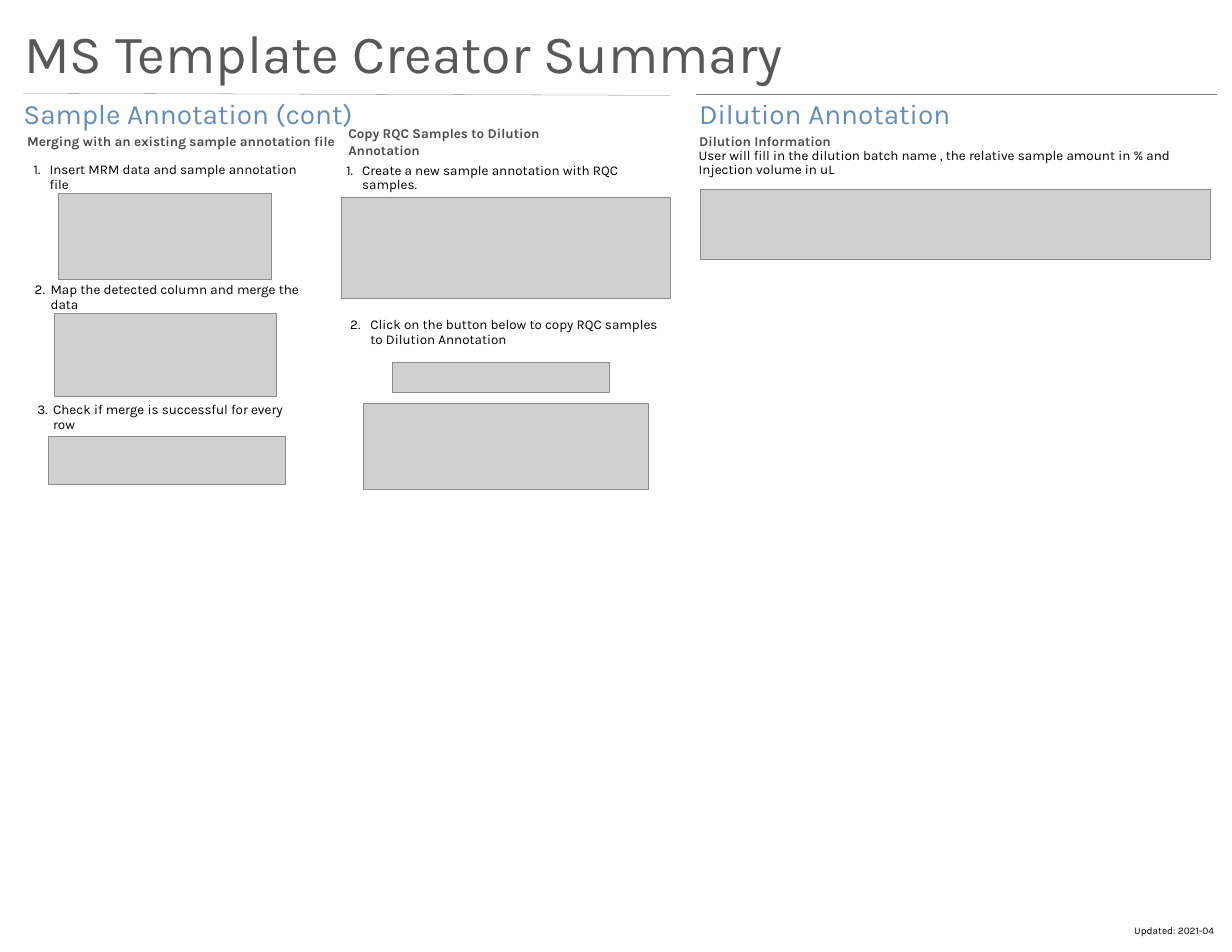
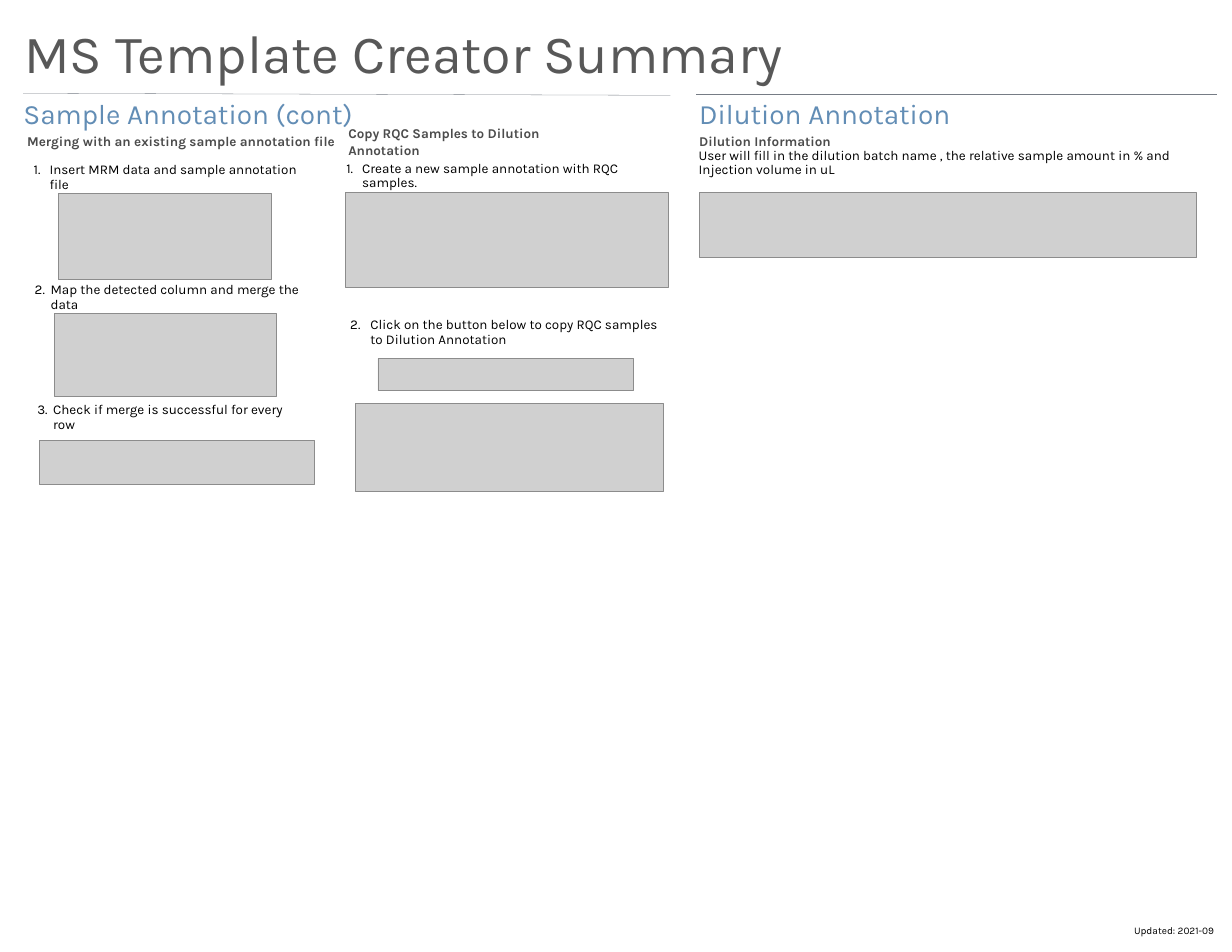
Before and after one commit to SLINGhub/MSTemplate_Creator, a slide deck: slide 2 of docs/MS_Template_Creator_Summary.pptx. Drawn at 1232x952 pixels with LibreOffice and Linux fonts; fonts in the diff are those of the drawing; grey boxes stand for pictures. Boxes give left, top, right and bottom in pixels: in the first picture for what was removed or moved away, otherwise in the second. Text is boxed around its words. In the diff, an @@ line names an element or a change of style, - is before the commit and + after.

```diff
--- a/docs/MS_Template_Creator_Summary.pptx
+++ b/docs/MS_Template_Creator_Summary.pptx
@@ picture: place and size @@
-picture at bbox=[341, 197, 670, 298]
+picture at bbox=[345, 192, 668, 287]
@@ picture: place and size @@
-picture at bbox=[701, 189, 1210, 259]
+picture at bbox=[700, 193, 1197, 258]
@@ picture: place and size @@
-picture at bbox=[393, 363, 610, 393]
+picture at bbox=[378, 358, 634, 390]
@@ picture: place and size @@
-picture at bbox=[363, 403, 648, 489]
+picture at bbox=[356, 403, 664, 491]
@@ picture: place and size @@
-picture at bbox=[48, 437, 285, 485]
+picture at bbox=[39, 440, 314, 485]
@@ text at bbox=[1134, 927, 1214, 937]: text changed @@
-Updated: 2021-04
+Updated: 2021-09
```
Also in this commit, not shown: 1 other slide changed, 5 other files.
